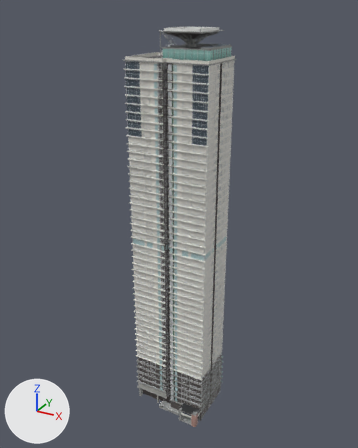
The FBX model cs2-kit/projects/exllu-103/output/HighriseTower103_L1_5x4/HighriseTower103_L1_5x4.fbx as it was, and as the next commit left it.
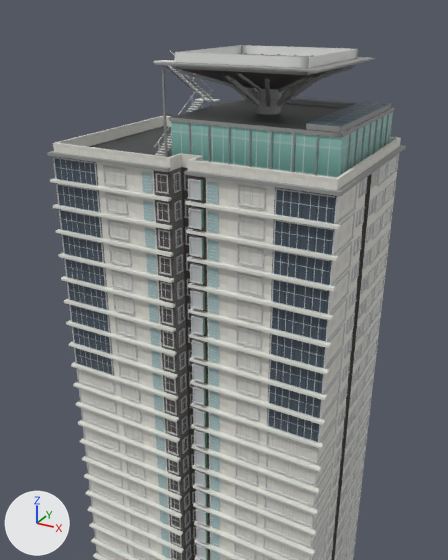
Each version is shown whole from a 50 mm lens placed at (87.3, -157.9, 166.6), pointed at (-0.7, 2.2, 86.5), then close up from a 50 mm lens placed at (32.5, -58.6, 164.0), pointed at (3.4, -5.8, 137.5). The lights are fixed; the arrows at lower left show +X, +Y and +Z. The older version's two pictures come first. Where no turn or scale is listed for an object, it has been applied to the vertices. Vertices at exactly the same position are counted once.

Names of what the first close-up shows: 'HighriseTower103_L1_5x4'.
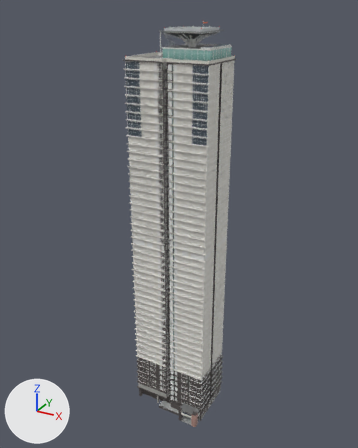
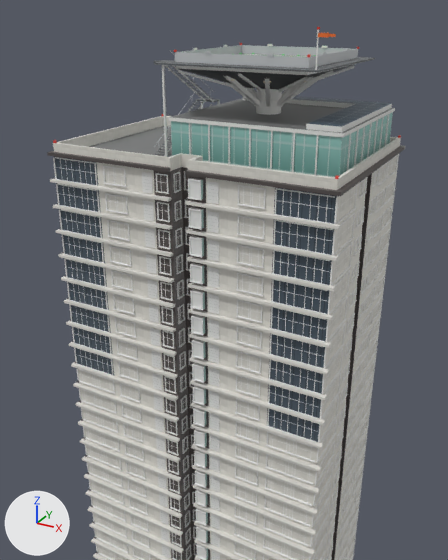
Pixel boxes (x1, y1, x2, y2) of what changed, in the close-ups (448 x 560 px; the box of a moved part takes in the faces that stretch with it):
'HighriseTower103_L1_5x4', reshaped: before (47, 45, 405, 560); after (47, 27, 405, 560)
part 1 of me_highrisetower103_l1_5x4, moved or reshaped: before (177, 53, 361, 102); after (162, 27, 401, 138)
part 2 of me_highrisetower103_l1_5x4, surface changed: (47, 45, 405, 560) in both

The change, as a diff of the scene's bpy script:
```diff
--- a/cs2-kit/projects/exllu-103/output/HighriseTower103_L1_5x4/HighriseTower103_L1_5x4.fbx.py
+++ b/cs2-kit/projects/exllu-103/output/HighriseTower103_L1_5x4/HighriseTower103_L1_5x4.fbx.py
@@ me_highrisetower103_l1_5x4 @@
 # used by ob_highrisetower103_l1_5x4; location = (0.0, 0.0, 0.0)
-me_highrisetower103_l1_5x4.from_pydata(...)  # 75800 vertices, 38894 faces; spans x -17.0..17.0, y -13.0..13.0, z 0.0..160.0
+me_highrisetower103_l1_5x4.from_pydata(...)  # 76144 vertices, 39101 faces; spans x -17.0..17.0, y -13.0..13.0, z 0.0..162.0
+# me_highrisetower103_l1_5x4 part 1: 90 vertices moved within x -2.0..11.0, y -5.0..9.0, z 155.0..159.0; 78 vertices removed from x -2.0..11.0, y -5.0..9.0, z 159.0; 182 vertices added at x -16.0..16.0, y -6.0..12.0, z 151.0..162.0
+# me_highrisetower103_l1_5x4 part 2: 32234 kept faces spanning x -17.0..17.0, y -13.0..13.0, z 0.0..160.0 get new texture (UV) coordinates
+# other edits to the shape of me_highrisetower103_l1_5x4 do not show in these pictures
 me_highrisetower103_l1_5x4.materials.append(mat_highrisetower103_l1_5x4)
```
